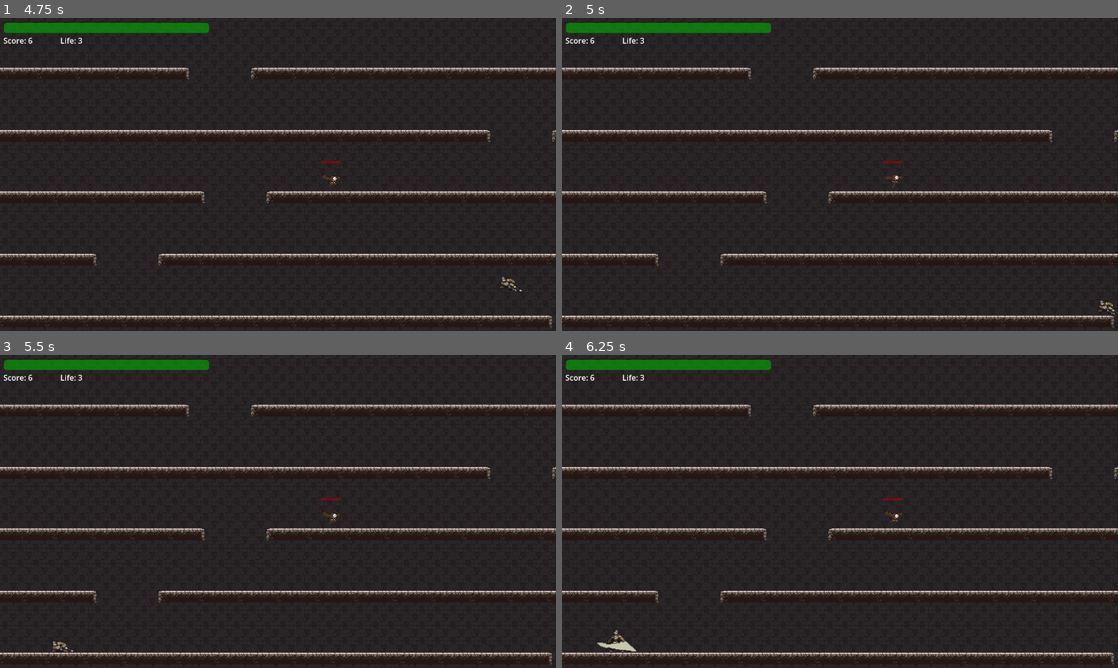
Above: before the commit, frames 1-4 (two rows, left to right).
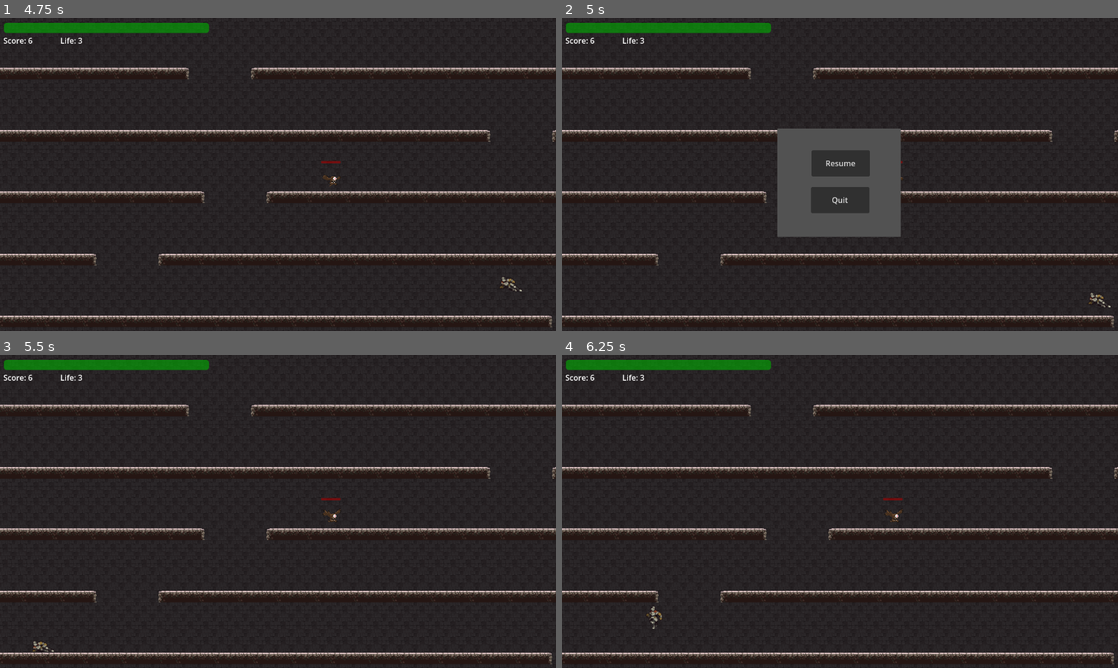
Above: after the commit, the same moments.

Repository: pengpa0012/godot-2d-jump-platformer
Game: Godot game, scene res://scene/start_screen.tscn
Same seed, same stepped clock (60 frames per second), same inputs: the game is played once before the commit and once after it.
Inputs (mouse positions are in pixels of both pictures, inside the frame that each line leads up to):
- Up to frame 1 (4.75 s): click "Start Game" at 0.5 s; tap Enter (ui_accept) at 1.25, 1.52, 2.27, 3.5, 3.77, 4.52 s; hold Right (ui_right) 1.28-2.78 s; tap K (attack) at 1.35 s; tap Ctrl (crouch) at 2.1 s; hold Left (ui_left) 2.78-3.53 s; hold L (roll) 2.78-3.53 s; hold Right (ui_right) from 3.53 s (still down); tap E (shield) at 3.6 s; hold J (slide) from 4.28 s (still down)
- Up to frame 2 (5 s): keep holding Right (ui_right); keep holding J (slide); tap Escape (pause, bound only after the commit) at 4.9 s
- Up to frame 3 (5.5 s): release Right (ui_right) at 5 s; release J (slide) at 5 s; click (278, 498) at 5 s, where only the run after the commit has a clickable "Resume"
- Up to frame 4 (6.25 s): hold Left (ui_left) from 5.78 s (still down); tap K (attack) at 5.85 s; tap Enter (ui_accept) at 6.02 s

Frame 1 is identical in both runs. In frame 2, 6.2% of the frame differs, in the area x 38-100%, y 35-95%; in frame 3, 0.1%; in frame 4, 0.3%.

Commit message:
added quit, resume

Diff:
--- a/project.godot
+++ b/project.godot
@@ -78,6 +78,11 @@
 "events": [Object(InputEventKey,"resource_local_to_scene":false,"resource_name":"","device":-1,"window_id":0,"alt_pressed":false,"shift_pressed":false,"ctrl_pressed":false,"meta_pressed":false,"pressed":false,"keycode":0,"physical_keycode":69,"key_label":0,"unicode":101,"echo":false,"script":null)
 ]
 }
+pause={
+"deadzone": 0.5,
+"events": [Object(InputEventKey,"resource_local_to_scene":false,"resource_name":"","device":-1,"window_id":0,"alt_pressed":false,"shift_pressed":false,"ctrl_pressed":false,"meta_pressed":false,"pressed":false,"keycode":0,"physical_keycode":4194305,"key_label":0,"unicode":0,"echo":false,"script":null)
+]
+}
 
 [rendering]
 
--- /dev/null
+++ b/scene/pause_menu.tscn
@@ -0,0 +1,49 @@
+[gd_scene format=3 uid="uid://com8lwf0vm842"]
+
+[node name="PauseMenu" type="Control"]
+process_mode = 2
+visible = false
+layout_mode = 3
+anchors_preset = 8
+anchor_left = 0.5
+anchor_top = 0.5
+anchor_right = 0.5
+anchor_bottom = 0.5
+offset_left = -221.0
+offset_top = -150.0
+offset_right = 86.0
+offset_bottom = 115.0
+grow_horizontal = 2
+grow_vertical = 2
+
+[node name="ColorRect" type="ColorRect" parent="."]
+layout_mode = 1
+anchors_preset = 8
+anchor_left = 0.5
+anchor_top = 0.5
+anchor_right = 0.5
+anchor_bottom = 0.5
+offset_left = -62.5
+offset_top = -77.5
+offset_right = 193.5
+offset_bottom = 146.5
+grow_horizontal = 2
+grow_vertical = 2
+color = Color(0.321569, 0.321569, 0.321569, 1)
+
+[node name="Quit" type="Button" parent="."]
+layout_mode = 1
+offset_left = 161.0
+offset_top = 176.0
+offset_right = 282.0
+offset_bottom = 230.0
+text = "Quit"
+
+[node name="Resume" type="Button" parent="."]
+layout_mode = 1
+offset_left = 162.0
+offset_top = 100.0
+offset_right = 283.0
+offset_bottom = 154.0
+text = "Resume
+"
--- a/scene/world.tscn
+++ b/scene/world.tscn
@@ -2522,34 +2522,52 @@
 text = "Life:"
 
 [node name="PauseMenu" type="Control" parent="CanvasGroup/CanvasLayer2"]
+process_mode = 2
 visible = false
 layout_mode = 3
-anchors_preset = 0
-offset_left = 430.0
-offset_top = 88.0
-offset_right = 753.0
-offset_bottom = 369.0
+anchors_preset = 8
+anchor_left = 0.5
+anchor_top = 0.5
+anchor_right = 0.5
+anchor_bottom = 0.5
+offset_left = -221.0
+offset_top = -150.0
+offset_right = 86.0
+offset_bottom = 115.0
+grow_horizontal = 2
+grow_vertical = 2
 
 [node name="ColorRect" type="ColorRect" parent="CanvasGroup/CanvasLayer2/PauseMenu"]
-layout_mode = 0
-offset_right = 324.0
-offset_bottom = 282.0
-color = Color(0.4, 0.4, 0.4, 1)
-
-[node name="Button2" type="Button" parent="CanvasGroup/CanvasLayer2/PauseMenu"]
-offset_left = 68.0
-offset_top = 152.0
-offset_right = 247.0
-offset_bottom = 210.0
+layout_mode = 1
+anchors_preset = 8
+anchor_left = 0.5
+anchor_top = 0.5
+anchor_right = 0.5
+anchor_bottom = 0.5
+offset_left = -62.5
+offset_top = -77.5
+offset_right = 193.5
+offset_bottom = 146.5
+grow_horizontal = 2
+grow_vertical = 2
+color = Color(0.321569, 0.321569, 0.321569, 1)
+
+[node name="Quit" type="Button" parent="CanvasGroup/CanvasLayer2/PauseMenu"]
+layout_mode = 1
+offset_left = 161.0
+offset_top = 176.0
+offset_right = 282.0
+offset_bottom = 230.0
 text = "Quit"
 
-[node name="Button" type="Button" parent="CanvasGroup/CanvasLayer2/PauseMenu"]
-layout_mode = 0
-offset_left = 69.0
-offset_top = 67.0
-offset_right = 248.0
-offset_bottom = 125.0
-text = "Resume"
+[node name="Resume" type="Button" parent="CanvasGroup/CanvasLayer2/PauseMenu"]
+layout_mode = 1
+offset_left = 162.0
+offset_top = 100.0
+offset_right = 283.0
+offset_bottom = 154.0
+text = "Resume
+"
 
 [node name="Healthbar" type="Control" parent="CanvasGroup/CanvasLayer2"]
 layout_mode = 3
@@ -2582,7 +2600,6 @@
 layer_0/tile_data = PackedInt32Array(-393219, 3211267, 20, -327683, 3211267, 21, -393218, 3276803, 20, -327682, 3276803 …(85707 unchanged characters)…
 
 [node name="Platforms" type="Node2D" parent="."]
-metadata/_edit_lock_ = true
 
 [node name="6" parent="Platforms" instance=ExtResource("3_ircqi")]
 position = Vector2(712, -184)
@@ -2609,14 +2626,11 @@
 metadata/_edit_lock_ = true
 
 [node name="Enemies" type="Node2D" parent="."]
-metadata/_edit_lock_ = true
 
 [node name="Enemy" parent="Enemies" instance=ExtResource("6_h475h")]
 position = Vector2(685, 154)
-metadata/_edit_lock_ = true
 
 [node name="SFX" type="Node2D" parent="."]
-metadata/_edit_lock_ = true
 
 [node name="sword_swoosh" type="AudioStreamPlayer2D" parent="SFX"]
 stream = ExtResource("7_im8i6")
@@ -2644,7 +2658,6 @@
 
 [node name="Runes" type="Node2D" parent="."]
 position = Vector2(444, 412)
-metadata/_edit_lock_ = true
 
 [node name="AnimatedSprite2D3" parent="Runes" instance=ExtResource("13_b77b2")]
 position = Vector2(107, 0)
@@ -2653,3 +2666,6 @@
 position = Vector2(54, 0)
 
 [node name="AnimatedSprite2D" parent="Runes" instance=ExtResource("13_b77b2")]
+
+[connection signal="pressed" from="CanvasGroup/CanvasLayer2/PauseMenu/Quit" to="." method="_on_quit_pressed"]
+[connection signal="pressed" from="CanvasGroup/CanvasLayer2/PauseMenu/Resume" to="." method="_on_resume_pressed"]
--- a/script/player.gd
+++ b/script/player.gd
@@ -31,7 +31,6 @@
 func _physics_process(delta):
 
 	if isShield:
-#		get_tree().paused = true
 		shield.visible = true
 	else:
 		shield.visible = false
--- a/script/world.gd
+++ b/script/world.gd
@@ -7,8 +7,14 @@
 @onready var GLOBAL = get_node("/root/Global")
 @onready var scoreLabel = get_node("CanvasGroup/CanvasLayer2/Score")
 @onready var lifeLabel = get_node("CanvasGroup/CanvasLayer2/Life")
+@onready var pauseMenu = get_node("CanvasGroup/CanvasLayer2/PauseMenu")
 
 func _process(_delta):
+	if Input.is_action_just_pressed("pause"):
+		pauseMenu.visible = true
+
+	if pauseMenu.visible:
+		get_tree().paused = true
 	scoreLabel.text = "Score: {score}".format({"score": GLOBAL.SCORE})
 	lifeLabel.text = "Life: {life}".format({"life": GLOBAL.LIFE})
 	if enemiesCount.get_child_count() <= 3:
@@ -26,3 +32,12 @@
 
 func _on_area_2d_body_entered(body):
 	print("Tetes", body.name)
+
+
+func _on_resume_pressed():
+	pauseMenu.visible = false
+	get_tree().paused = false
+
+
+func _on_quit_pressed():
+	get_tree().quit()
